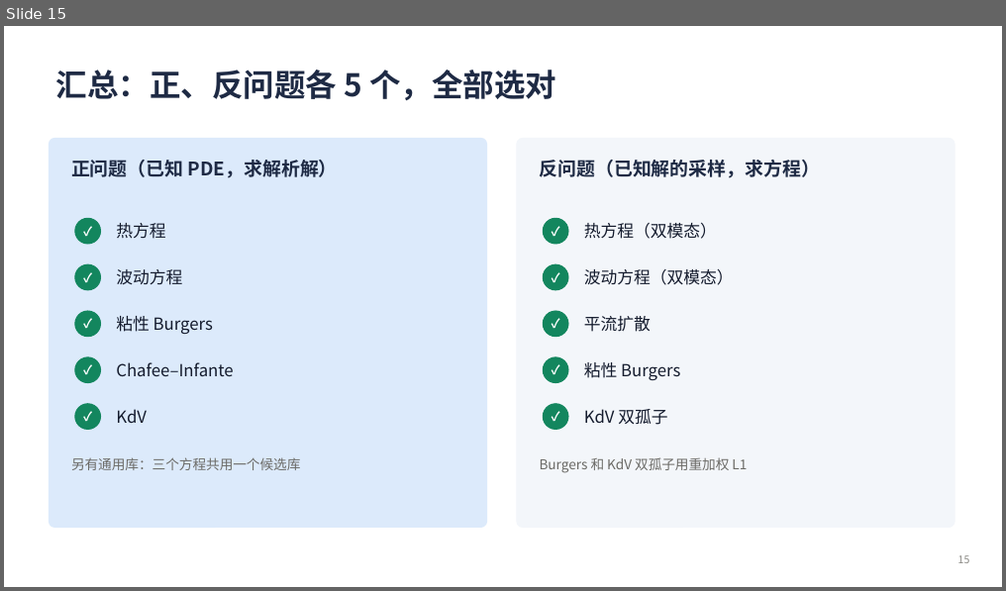
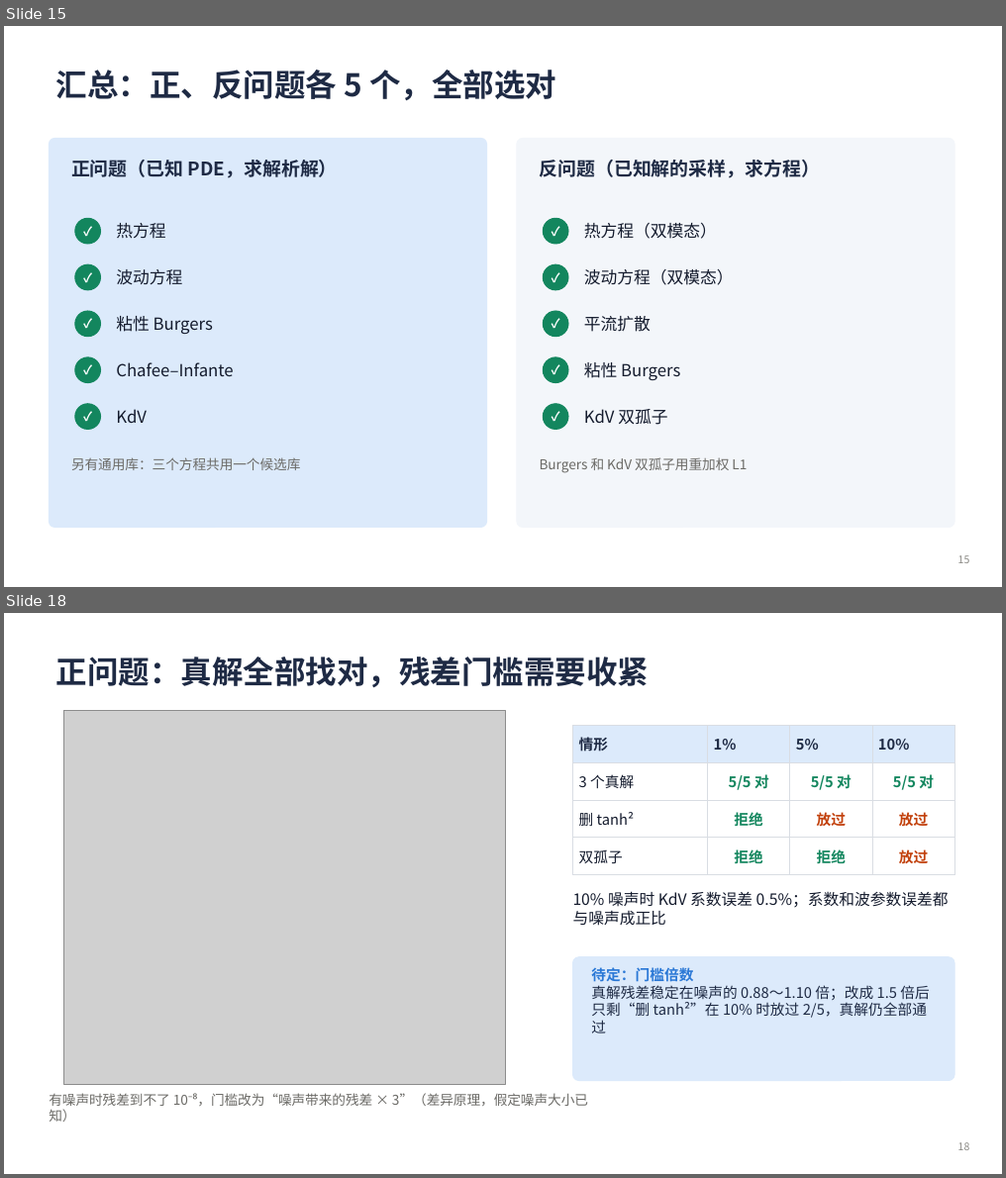
Before and after one commit to changsongjin/pde-l1-analytic, a slide deck: slides/PDE_L1_进展汇报.pptx. Shown one above the other, each under a label of ours: slide 15 before the commit, slides 15 and 18 after it; the slides between them are not shown. The pictures are 1006x591 and 1006x1178 pixels, drawn with LibreOffice and Linux fonts; fonts in the diff are those of the drawing; grey boxes stand for pictures. Boxes give left, top, right and bottom in pixels: in the first picture for what was removed or moved away, otherwise in the second. Text is boxed around its words. In the diff, an @@ line names an element or a change of style, - is before the commit and + after.

```diff
--- a/slides/PDE_L1_进展汇报.pptx
+++ b/slides/PDE_L1_进展汇报.pptx
@@ slide 18 added at (4,613,1002,1174), background #FFFFFF @@
@@ title added at (56,657,648,687), 30 pt, text #1E2A44, bold @@
+正问题：真解全部找对，残差门槛需要收紧
@@ picture added at (63,710,506,1084) @@
@@ table added at (573,725,954,867), 4 rows, 4 columns @@
+情形 | 1% | 5% | 10%
+3 个真解 | 5/5 对 | 5/5 对 | 5/5 对
+删 tanh² | 拒绝 | 放过 | 放过
+双孤子 | 拒绝 | 拒绝 | 放过
@@ text added at (573,891,948,926), 15 pt, text #141B2D @@
+10% 噪声时 KdV 系数误差 0.5%；系数和波参数误差都与噪声成正比
@@ rounded rectangle added at (573,958,954,1081), fill #DCEAFB, outline #DCEAFB 1 pt @@
@@ text added at (591,967,929,1034), 14 pt, text #1E2A44 @@
+待定：门槛倍数
+真解残差稳定在噪声的 0.88～1.10 倍；改成 1.5 倍后只剩“删 tanh²”在 10% 时放过 2/5，真解仍全部通过
@@ text added at (49,1093,588,1122), 13 pt, text #6B6A66 @@
+有噪声时残差到不了 10⁻⁸，门槛改为“噪声带来的残差 × 3”（差异原理，假定噪声大小已知）
@@ page number added at (958,1143,970,1151), 10 pt, text #8A8984 @@
+18
```
Also in this commit, not shown: 4 slides changed, 4 other slides added, 41 other files.
